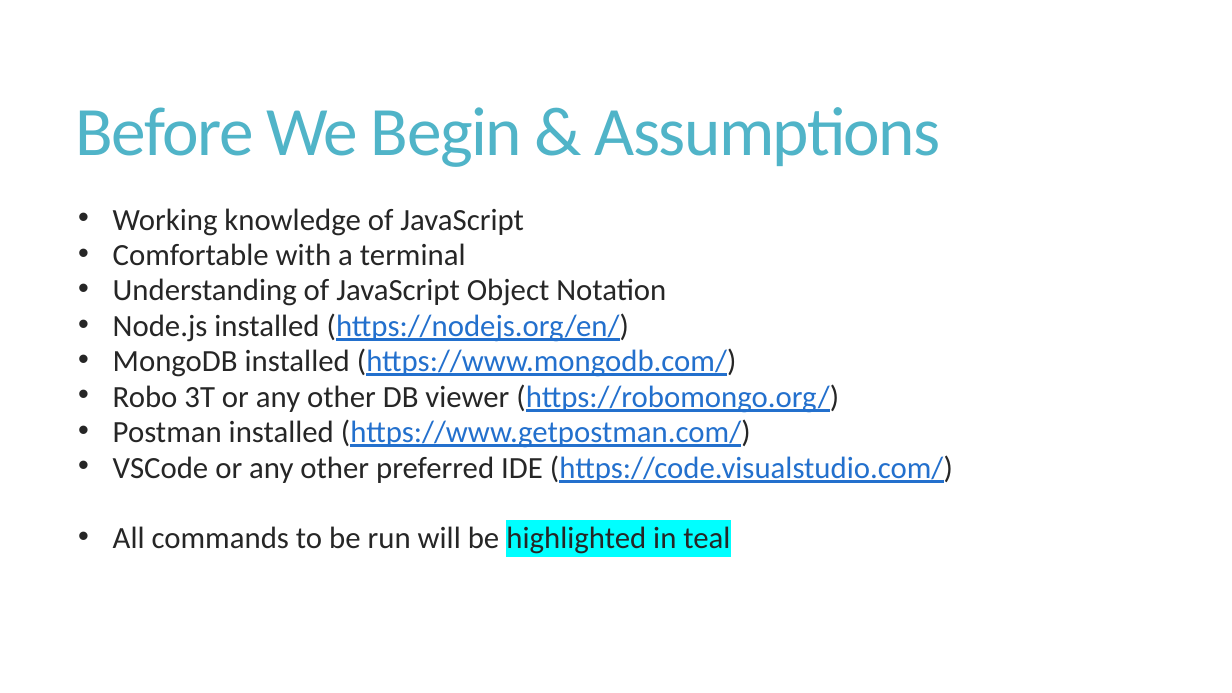
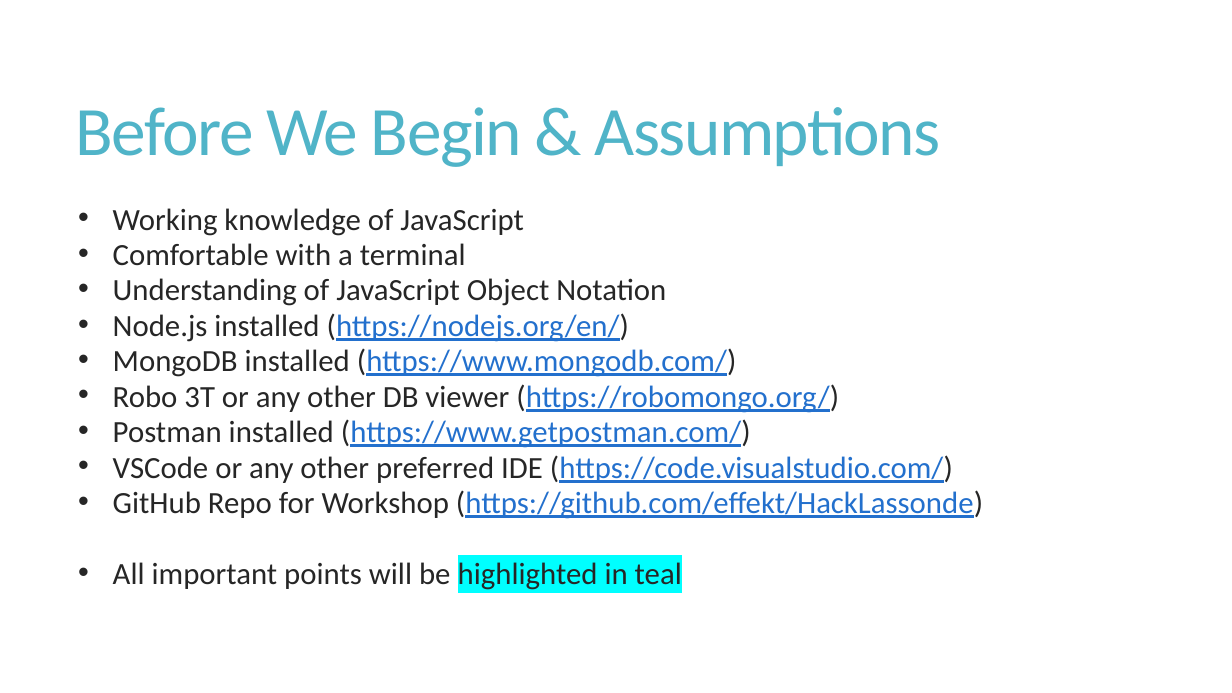
Before and after one commit to effekt/HackLassonde, a slide deck: slide 4 of HackLassonde.pptx. Drawn at 1232x693 pixels with LibreOffice and Linux fonts; fonts in the diff are those of the drawing. Boxes give left, top, right and bottom in pixels: in the first picture for what was removed or moved away, otherwise in the second. Text is boxed around its words. In the diff, an @@ line names an element or a change of style, - is before the commit and + after.

Commit message:
Workshop

```diff
--- a/HackLassonde.pptx
+++ b/HackLassonde.pptx
@@ text at [113,490,983,590]: text changed @@
-  • All commands to be run will be highlighted in teal
+  • GitHub Repo for Workshop (https://github.com/effekt/HackLassonde)
+  • All important points will be highlighted in teal
```
Also in this commit, not shown: 5 other files.
